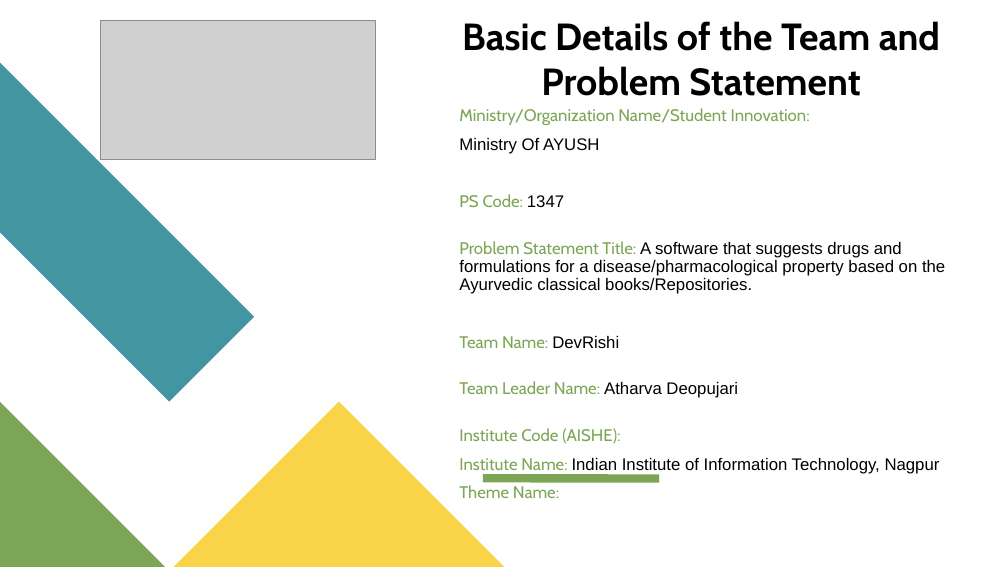
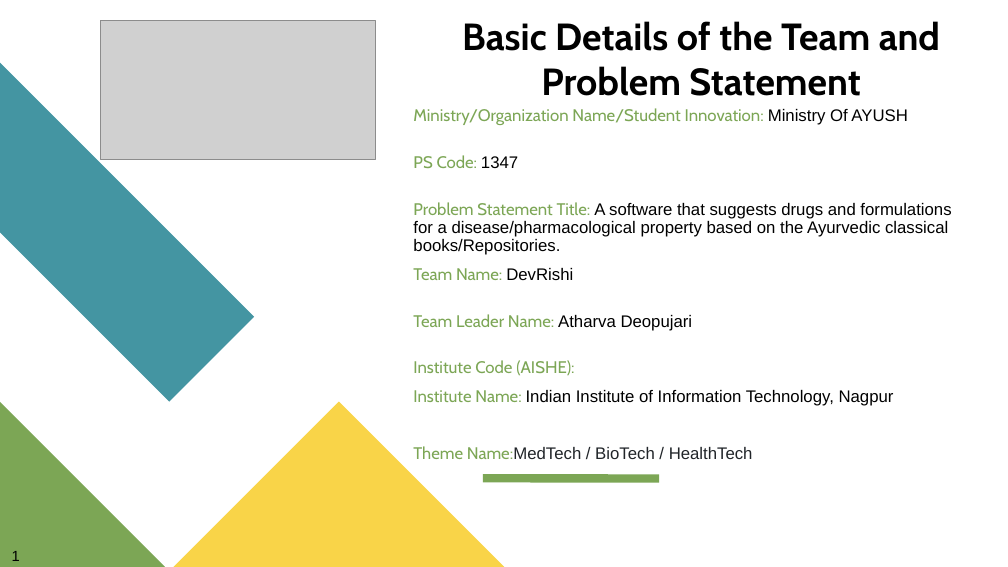
Before and after one commit to atharvadeopujari/DevRishi, a slide deck: slide 1 of DevRishi-SIH2023-College.pptx. Drawn at 1008x567 pixels with LibreOffice and Linux fonts; fonts in the diff are those of the drawing; grey boxes stand for pictures. Boxes give left, top, right and bottom in pixels: in the first picture for what was removed or moved away, otherwise in the second. Text is boxed around its words. In the diff, an @@ line names an element or a change of style, - is before the commit and + after.

```diff
--- a/DevRishi-SIH2023-College.pptx
+++ b/DevRishi-SIH2023-College.pptx
@@ text at (413, 108, 907, 125): text changed @@
-Ministry/Organization Name/Student Innovation:
-Ministry Of AYUSH
+Ministry/Organization Name/Student Innovation: Ministry Of AYUSH
@@ text "Ministry/Organization Name/Student Innovation: Ministry Of ...": place and size @@
-text "Ministry/Organization Name/Student Innovation: Ministry Of ..." at (459, 108, 945, 498)
+text "Ministry/Organization Name/Student Innovation: Ministry Of ..." at (413, 108, 951, 459)
@@ text at (413, 446, 753, 459): text changed; font Cabin to Arial; text colour #7CA655 to #212529 @@
-Theme Name:
+Theme Name:MedTech / BioTech / HealthTech
@@ text added at (12, 551, 20, 561), 14 pt, text #000000 @@
+1
```
Also in this commit, not shown: 3 other slides changed, 1 slide removed, 1 other file.
